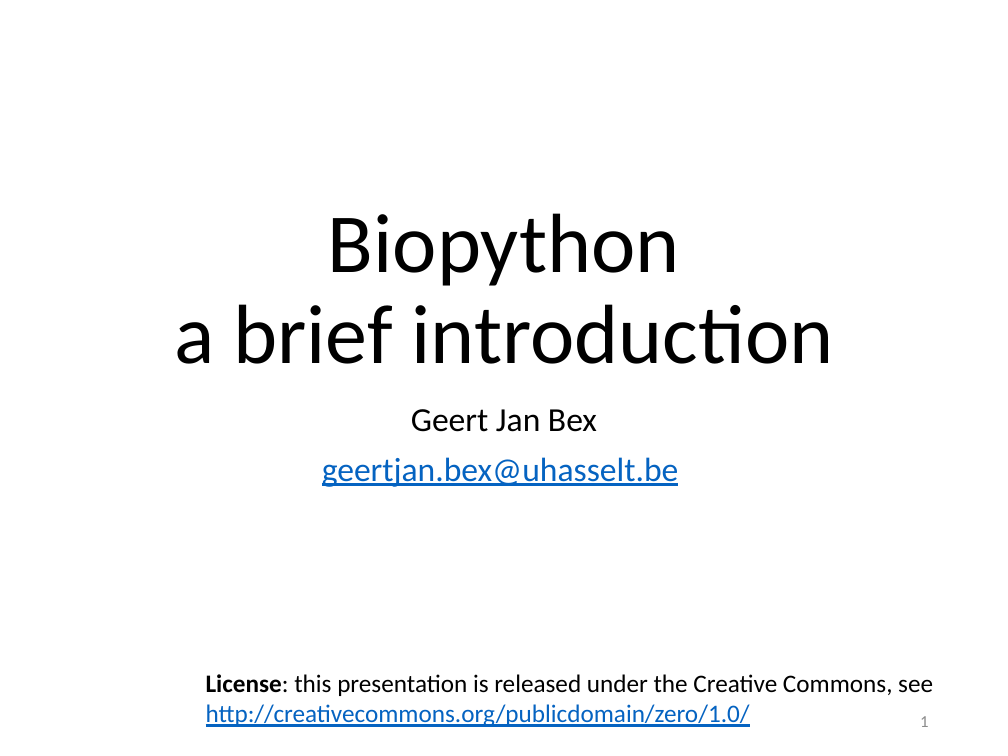
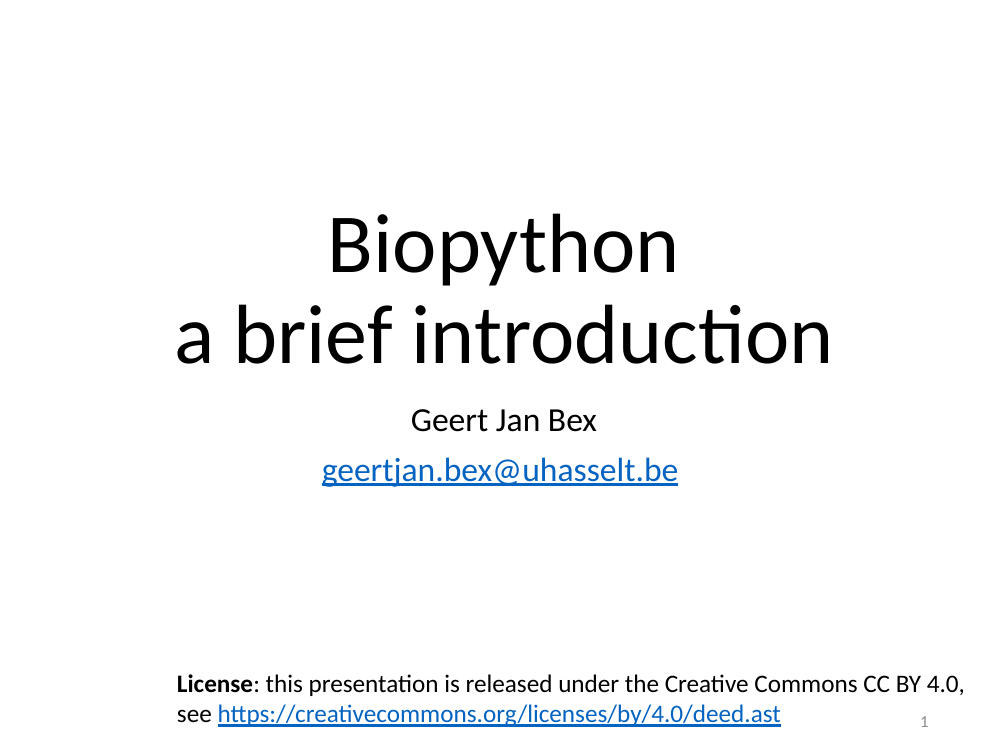
Before and after one commit to gjbex/training-material, a slide deck: slide 1 of Python/biopython.pptx. Drawn at 1008x756 pixels with LibreOffice and Linux fonts; fonts in the diff are those of the drawing. Boxes give left, top, right and bottom in pixels: in the first picture for what was removed or moved away, otherwise in the second. Text is boxed around its words. In the diff, an @@ line names an element or a change of style, - is before the commit and + after.

Commit message:
Update license to CC BY 4.0

```diff
--- a/Python/biopython.pptx
+++ b/Python/biopython.pptx
@@ text at <box>177,674,965,727</box>: text changed @@
-License: this presentation is released under the Creative Commons, see
-http://creativecommons.org/publicdomain/zero/1.0/
+License: this presentation is released under the Creative Commons CC BY 4.0,
+see https://creativecommons.org/licenses/by/4.0/deed.ast
```
